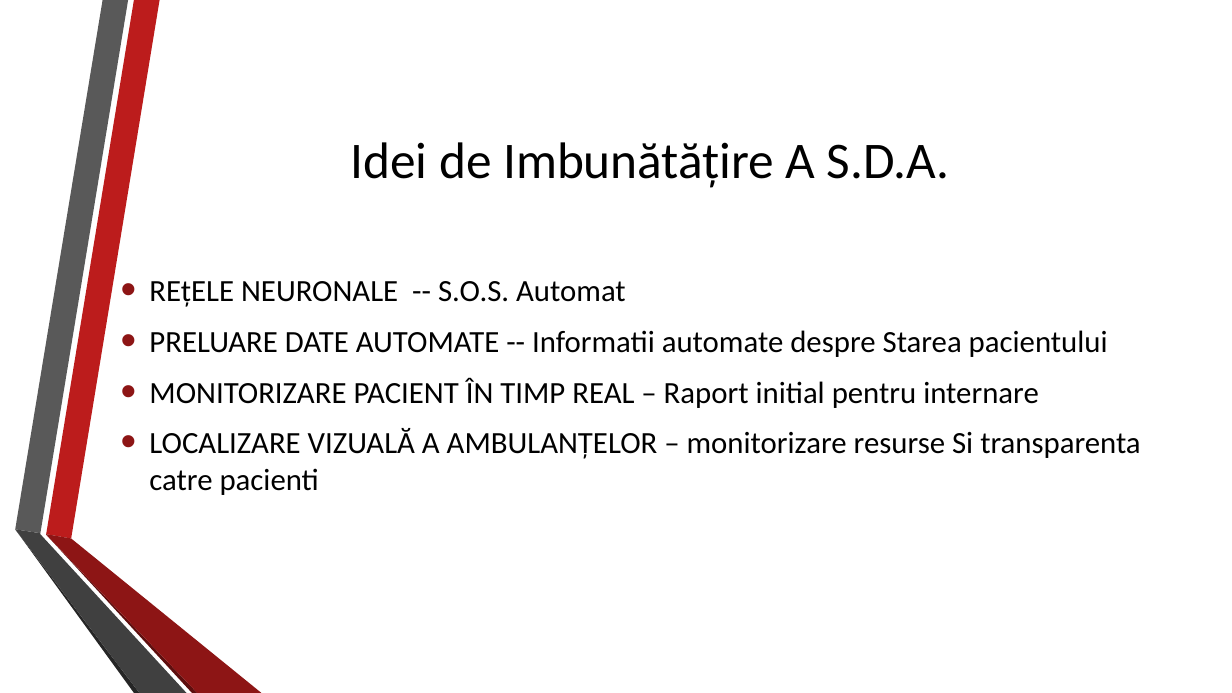
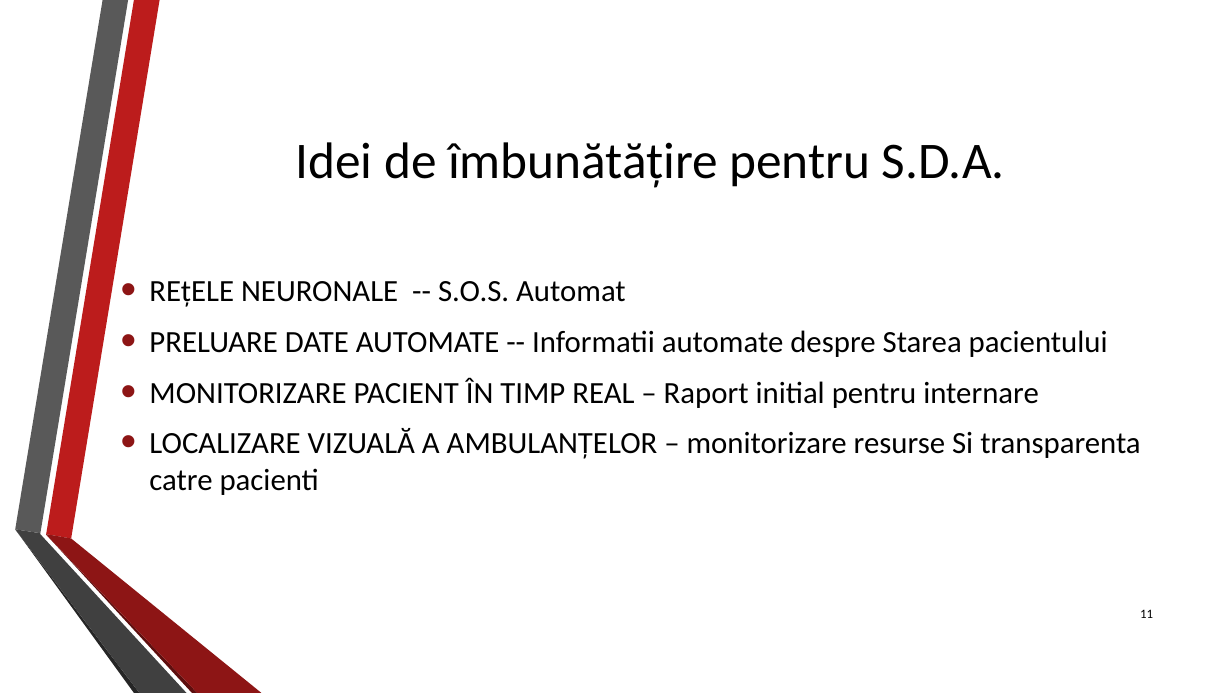
Before and after one commit to uidq3194/Licenta2018AnghelNeculaiVasile, a slide deck: slide 11 of SDA - Anghel Neculai-Vasile .pptx (slide 10 before the commit). Drawn at 1232x693 pixels with LibreOffice and Linux fonts; fonts in the diff are those of the drawing; background and template pictures are left out. Boxes give left, top, right and bottom in pixels: in the first picture for what was removed or moved away, otherwise in the second. Text is boxed around its words. In the diff, an @@ line names an element or a change of style, - is before the commit and + after.

```diff
--- a/SDA - Anghel Neculai-Vasile .pptx
+++ b/SDA - Anghel Neculai-Vasile .pptx
@@ title at box(295, 142, 1005, 188): text changed @@
-Idei de Imbunătățire A S.D.A.
+Idei de îmbunătățire pentru S.D.A.
@@ page number added at box(1140, 609, 1153, 618), 10 pt, text #000000 @@
+11
```
Also in this commit, not shown: 11 other slides changed, 1 slide added.
